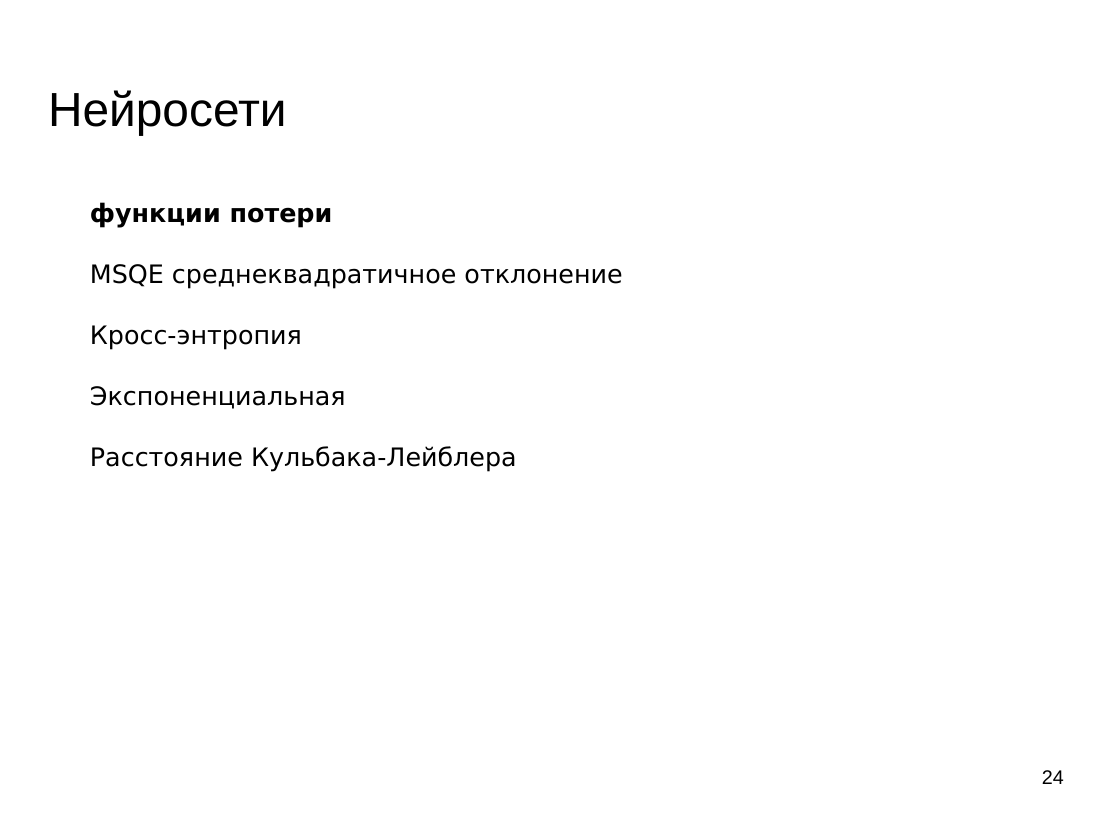
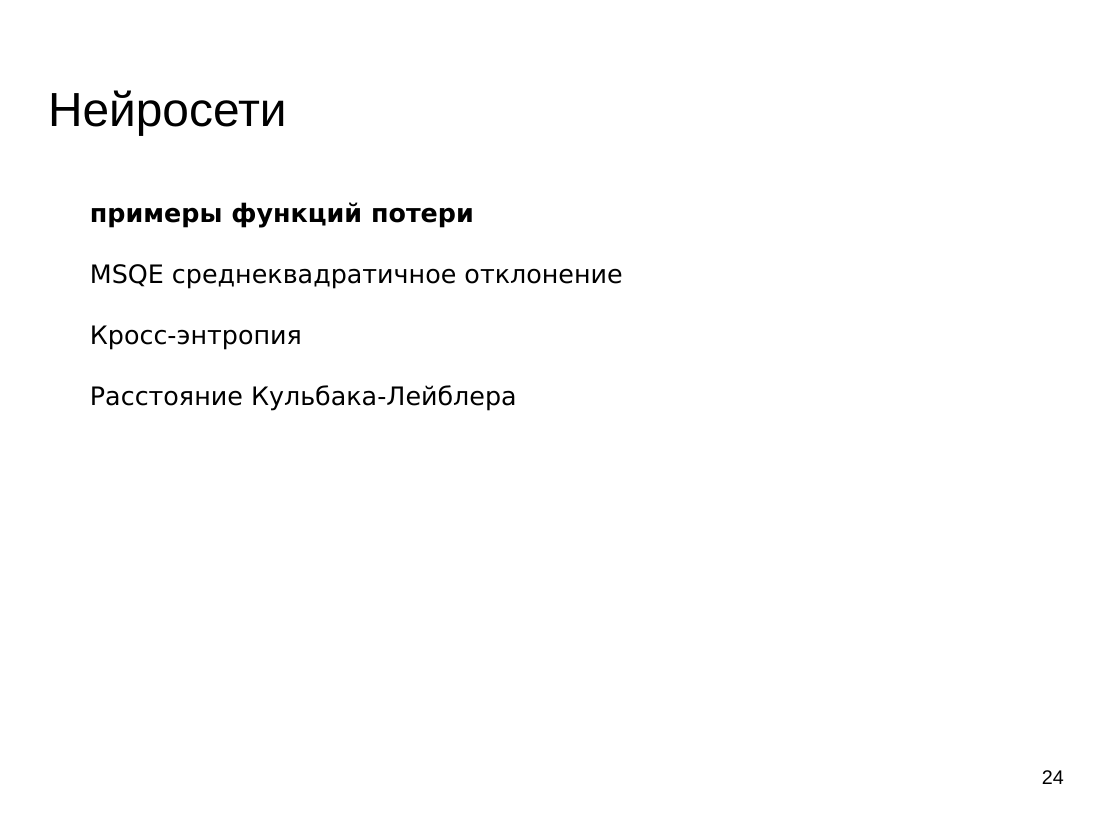
Before and after one commit to mechanoid5/ml_lectorium_legacy, a slide deck: slide 24 of 10-ann.odp. Drawn at 1120x840 pixels with LibreOffice and Linux fonts; fonts in the diff are those of the drawing; background and template pictures are left out. Boxes give left, top, right and bottom in pixels: in the first picture for what was removed or moved away, otherwise in the second. Text is boxed around its words. In the diff, an @@ line names an element or a change of style, - is before the commit and + after.

```diff
--- a/10-ann.odp
+++ b/10-ann.odp
@@ text at bbox=[90, 202, 474, 228]: text changed @@
-функции потери
+примеры функций потери
@@ text at bbox=[90, 386, 346, 409]: paragraph removed @@
-Экспоненциальная
```
Also in this commit, not shown: 2 other slides changed, 6 slides added.
